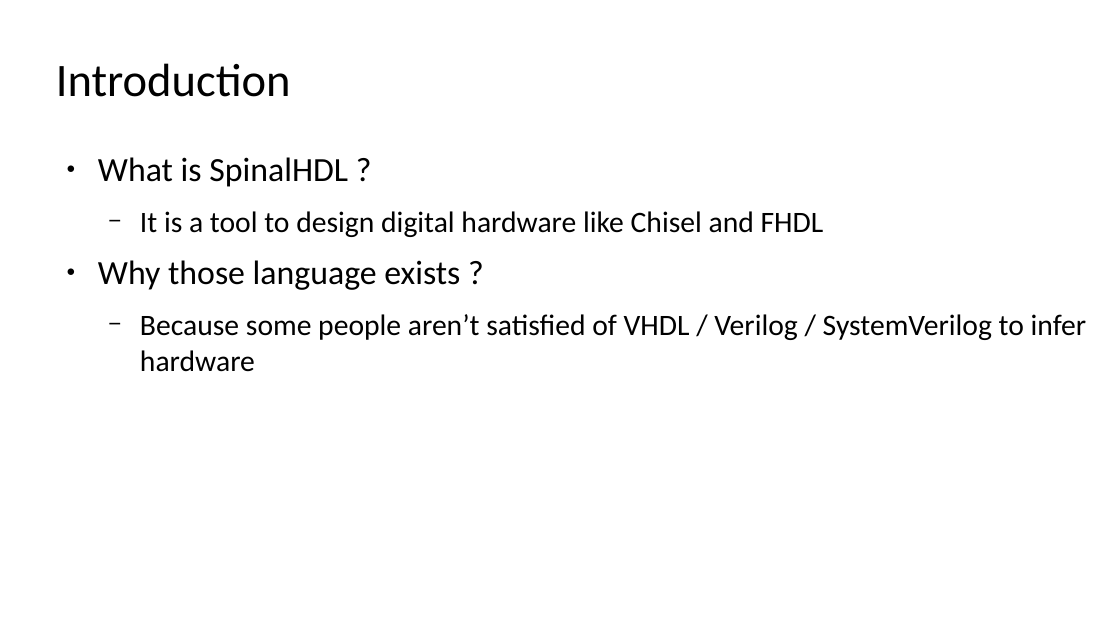
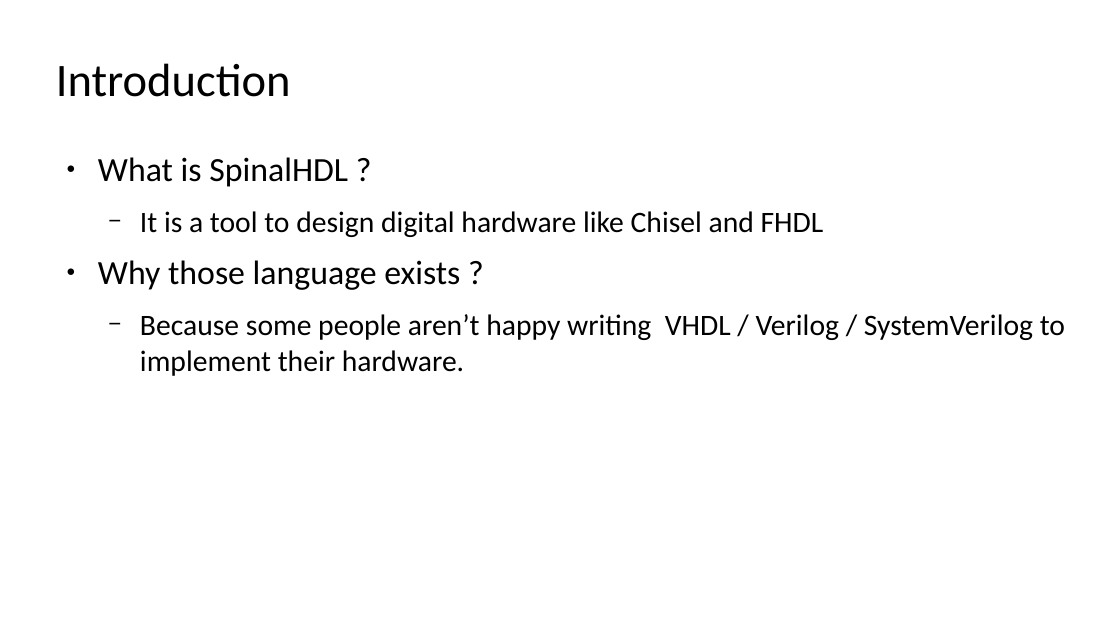
Before and after one commit to SpinalHDL/SpinalDoc, a slide deck: slide 2 of presentation/en/wosh_2019.odp. Drawn at 1120x630 pixels with LibreOffice and Linux fonts; fonts in the diff are those of the drawing. Boxes give left, top, right and bottom in pixels: in the first picture for what was removed or moved away, otherwise in the second. Text is boxed around its words. In the diff, an @@ line names an element or a change of style, - is before the commit and + after.

```diff
--- a/presentation/en/wosh_2019.odp
+++ b/presentation/en/wosh_2019.odp
@@ text at box(140, 314, 1065, 376): text changed @@
-  − Because some people aren’t satisfied of VHDL / Verilog / SystemVerilog to infer hardware
+  − Because some people aren’t happy writing VHDL / Verilog / SystemVerilog to implement their hardware.
```
Also in this commit, not shown: 1 other slide changed, 1 slide added.
